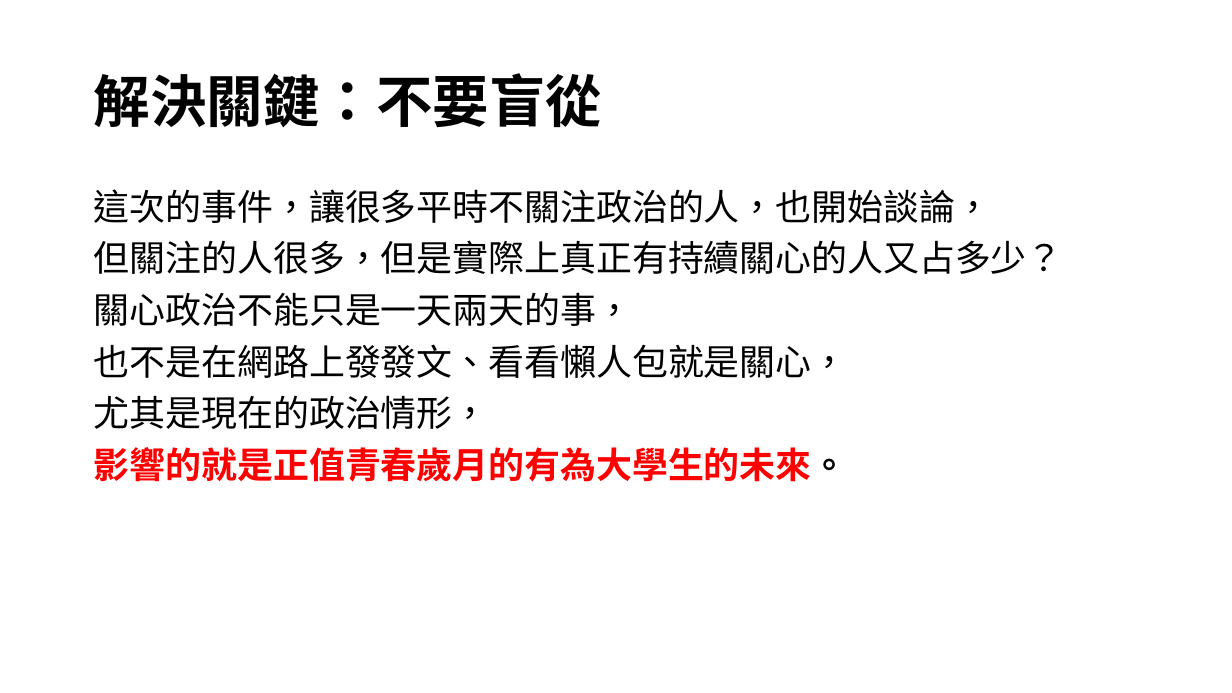
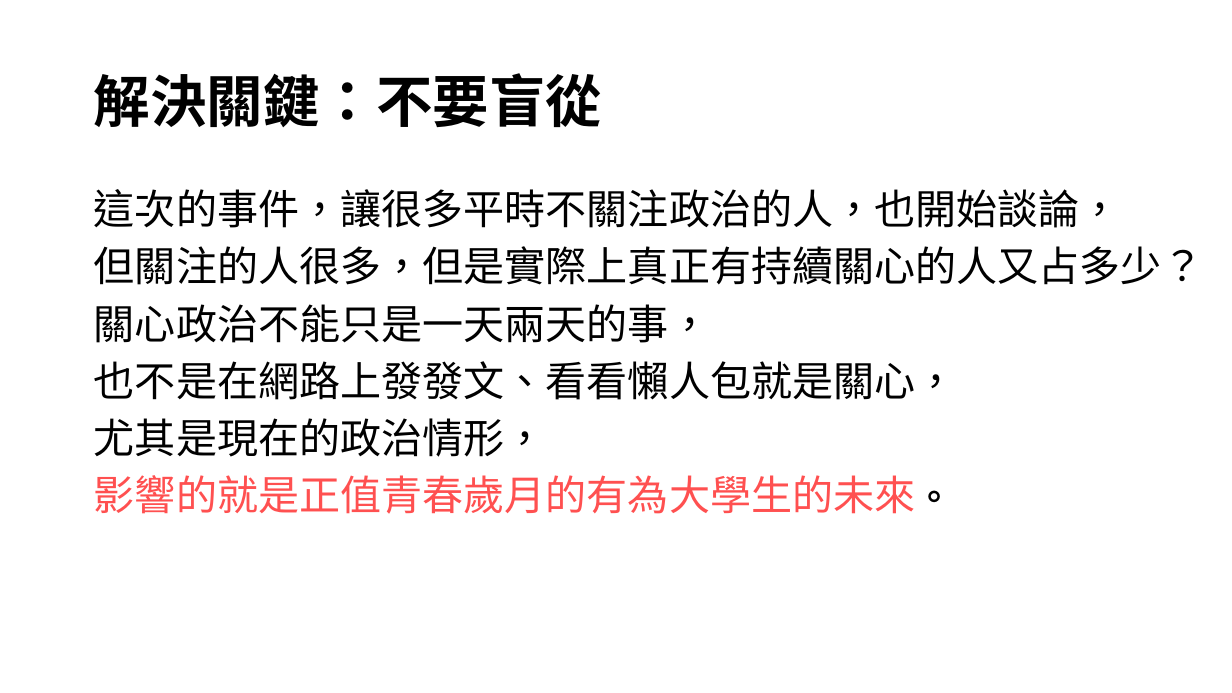
Before and after one commit to desk2000/Extradition-Bill, a slide deck: slide 6 of 從論壇分析台灣人對反送中的討論度.pptx. Drawn at 1232x693 pixels with LibreOffice and Linux fonts; fonts in the diff are those of the drawing. Boxes give left, top, right and bottom in pixels: in the first picture for what was removed or moved away, otherwise in the second. Text is boxed around its words. In the diff, an @@ line names an element or a change of style, - is before the commit and + after.

```diff
--- a/從論壇分析台灣人對反送中的討論度.pptx
+++ b/從論壇分析台灣人對反送中的討論度.pptx
@@ text "這次的事件，讓很多平時不關注政治的人，也開始談論，" at (94,189,1203,514): size 28 to 32 pt, font Noto Sans CJK SC to Karla; text colour #FF0000 to #FF5050, bold off in "影響的就是正值青春歲月的有為大學生的未來。" @@
```
Also in this commit, not shown: 17 other slides changed, 3 slides added, 2 slides removed, 1 other file.
